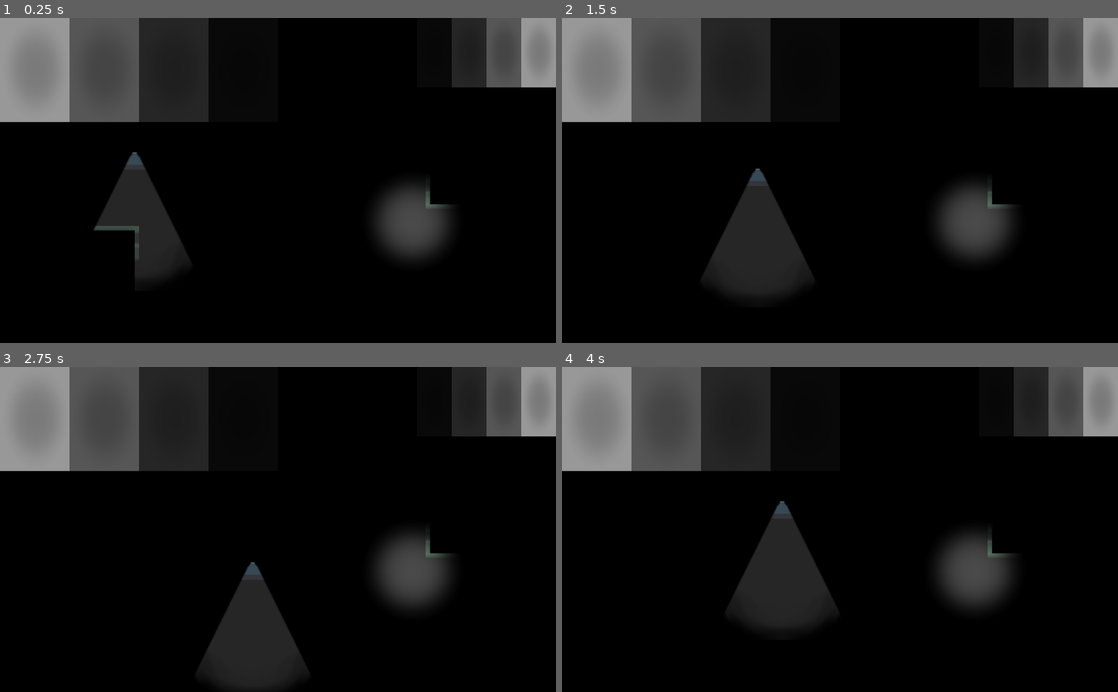
Above: before the commit, frames 1-4 (two rows, left to right).
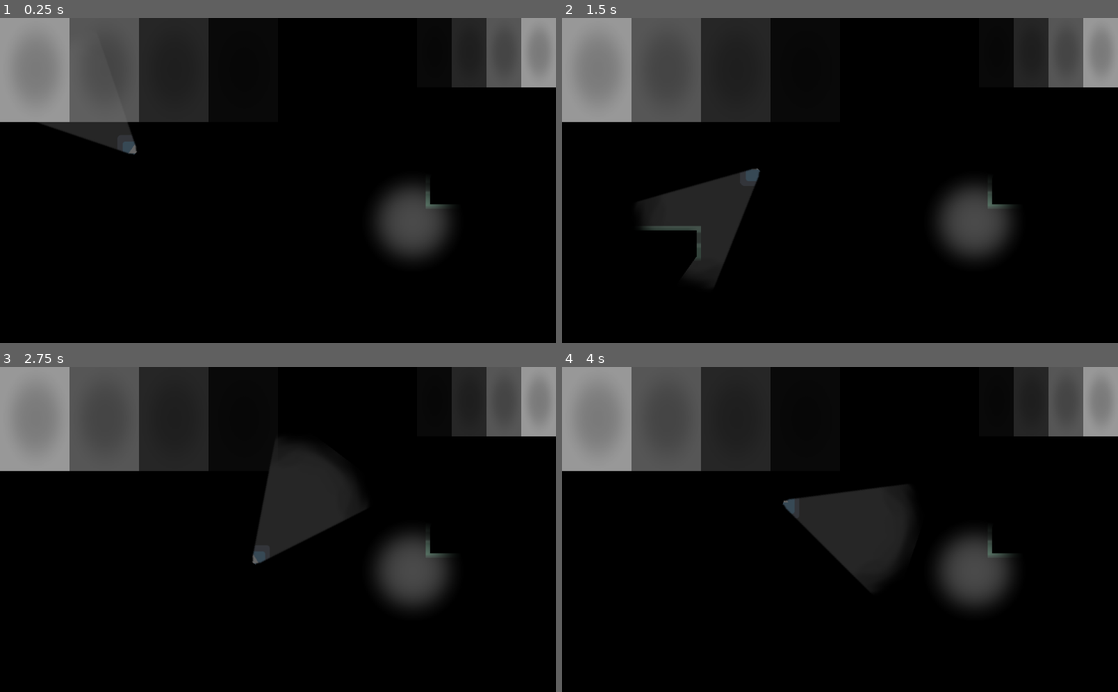
Above: after the commit, the same moments.

Repository: boxnet-media/boxnetjam
Game: Godot game, scene res://default.tscn
Same seed, same stepped clock (60 frames per second), same inputs: the game is played once before the commit and once after it. The engine's default icon, where the game draws it, is replaced by a stand-in: a white triangle on a blue panel in a dark square.
Inputs (mouse positions are in pixels of both pictures, inside the frame that each line leads up to):
- Up to frame 1 (0.25 s): no input
- Up to frame 2 (1.5 s): tap Enter at 0.5 s; move the mouse to (962, 164) at 0.52 s; hold D (move_right) 0.53-1.28 s; tap Space (ui_select) at 0.77 s; move the mouse to (728, 196) at 1.27 s; hold S (move_down) from 1.28 s (still down)
- Up to frame 3 (2.75 s): tap Space (ui_select) at 1.52 s; move the mouse to (333, 458) at 2.02 s; release S (move_down) at 2.03 s; hold D (move_right) from 2.03 s (still down)
- Up to frame 4 (4 s): move the mouse to (812, 594) at 2.77 s; release D (move_right) at 2.78 s; hold W (move_up) 2.78-3.53 s; tap Space (ui_select) at 3.02, 3.77 s; move the mouse to (1006, 578) at 3.52 s; hold A (move_left) from 3.53 s (still down)

The runs differ from the first frame. In frame 1, 3.9% of the frame differs, in the area x 7-34%, y 32-81%; in frame 2, 6.2%; in frame 3, 8.3%; in frame 4, 8.3%, in the area x 30-63%, y 36-81%.

Commit message:
Hand created

Diff:
--- /dev/null
+++ b/Alex-Test.tscn
@@ -0,0 +1,30 @@
+[gd_scene load_steps=6 format=2]
+
+[ext_resource path="res://test_sprites/room.png" type="Texture" id=1]
+[ext_resource path="res://Scenes/Player.tscn" type="PackedScene" id=2]
+[ext_resource path="res://Scenes/Player_Camera.tscn" type="PackedScene" id=3]
+[ext_resource path="res://Scripts/hand.gd" type="Script" id=4]
+[ext_resource path="res://icon.png" type="Texture" id=5]
+
+[node name="Node2D" type="Node2D"]
+
+[node name="Sprite" type="Sprite" parent="."]
+position = Vector2( 471.937, 301.096 )
+scale = Vector2( -4.95269, 2.79215 )
+texture = ExtResource( 1 )
+
+[node name="Player" parent="." instance=ExtResource( 2 )]
+position = Vector2( 337.907, 215.203 )
+speed = 100
+
+[node name="Hand" type="Node2D" parent="Player"]
+script = ExtResource( 4 )
+
+[node name="Sprite" type="Sprite" parent="Player/Hand"]
+position = Vector2( 0.943848, 1.88776 )
+scale = Vector2( 1, 2 )
+texture = ExtResource( 5 )
+
+[node name="Camera2D" parent="." instance=ExtResource( 3 )]
+position = Vector2( 587.907, 465.203 )
+following_node = NodePath("../Player")
--- /dev/null
+++ b/Scripts/hand.gd
@@ -0,0 +1,18 @@
+extends Node2D
+
+var mouse_position
+var deadzone = .1
+var controllerangle = Vector2.ZERO
+
+
+
+
+func _process(delta):
+	if mouse_position != get_local_mouse_position():
+		mouse_position = get_local_mouse_position()
+		rotation += mouse_position.angle()
+	var xAxisRL = Input.get_joy_axis(0, JOY_AXIS_2)
+	var yAxisUD = Input.get_joy_axis(0 ,JOY_AXIS_3)
+	if abs(xAxisRL) > deadzone || abs(yAxisUD) > deadzone:
+		controllerangle = Vector2(xAxisRL, yAxisUD).angle()
+		self.rotation = controllerangle
--- a/default.tscn
+++ b/default.tscn
@@ -7,6 +7,7 @@
 [ext_resource path="res://test_sprites/room_light.png" type="Texture" id=5]
 [ext_resource path="res://test_sprites/room.png" type="Texture" id=6]
 [ext_resource path="res://test_sprites/light_source.png" type="Texture" id=7]
+[ext_resource path="res://Scripts/hand.gd" type="Script" id=8]
 
 [sub_resource type="CanvasItemMaterial" id=4]
 light_mode = 2
@@ -53,8 +54,11 @@
 position = Vector2( -2, -2 )
 shape = SubResource( 1 )
 
-[node name="Light2D" type="Light2D" parent="Test"]
-position = Vector2( -2, -2 )
+[node name="hand" type="Node2D" parent="Test"]
+script = ExtResource( 8 )
+
+[node name="Light2D" type="Light2D" parent="Test/hand"]
+rotation = -1.5708
 texture = ExtResource( 4 )
 offset = Vector2( 0, 128 )
 texture_scale = 2.0
--- a/project.godot
+++ b/project.godot
@@ -22,53 +22,53 @@
 
 ui_left={
 "deadzone": 0.5,
-"events": [ Object(InputEventKey,"resource_local_to_scene":false,"resource_name":"","device":0,"alt":false,"shift":false,"control":false,"meta":false,"command":false,"pressed":false,"scancode":16777231,"unicode":0,"echo":false,"script":null)
+"events": [ Object(InputEventKey,"resource_local_to_scene":false,"resource_name":"","device":0,"alt":false,"shift":false,"control":false,"meta":false,"command":false,"pressed":false,"scancode":16777231,"physical_scancode":0,"unicode":0,"echo":false,"script":null)
 , Object(InputEventJoypadButton,"resource_local_to_scene":false,"resource_name":"","device":0,"button_index":14,"pressure":0.0,"pressed":false,"script":null)
-, Object(InputEventKey,"resource_local_to_scene":false,"resource_name":"","device":0,"alt":false,"shift":false,"control":false,"meta":false,"command":false,"pressed":false,"scancode":65,"unicode":0,"echo":false,"script":null)
+, Object(InputEventKey,"resource_local_to_scene":false,"resource_name":"","device":0,"alt":false,"shift":false,"control":false,"meta":false,"command":false,"pressed":false,"scancode":65,"physical_scancode":0,"unicode":0,"echo":false,"script":null)
  ]
 }
 ui_right={
 "deadzone": 0.5,
-"events": [ Object(InputEventKey,"resource_local_to_scene":false,"resource_name":"","device":0,"alt":false,"shift":false,"control":false,"meta":false,"command":false,"pressed":false,"scancode":16777233,"unicode":0,"echo":false,"script":null)
+"events": [ Object(InputEventKey,"resource_local_to_scene":false,"resource_name":"","device":0,"alt":false,"shift":false,"control":false,"meta":false,"command":false,"pressed":false,"scancode":16777233,"physical_scancode":0,"unicode":0,"echo":false,"script":null)
 , Object(InputEventJoypadButton,"resource_local_to_scene":false,"resource_name":"","device":0,"button_index":15,"pressure":0.0,"pressed":false,"script":null)
-, Object(InputEventKey,"resource_local_to_scene":false,"resource_name":"","device":0,"alt":false,"shift":false,"control":false,"meta":false,"command":false,"pressed":false,"scancode":68,"unicode":0,"echo":false,"script":null)
+, Object(InputEventKey,"resource_local_to_scene":false,"resource_name":"","device":0,"alt":false,"shift":false,"control":false,"meta":false,"command":false,"pressed":false,"scancode":68,"physical_scancode":0,"unicode":0,"echo":false,"script":null)
  ]
 }
 ui_up={
 "deadzone": 0.5,
-"events": [ Object(InputEventKey,"resource_local_to_scene":false,"resource_name":"","device":0,"alt":false,"shift":false,"control":false,"meta":false,"command":false,"pressed":false,"scancode":16777232,"unicode":0,"echo":false,"script":null)
+"events": [ Object(InputEventKey,"resource_local_to_scene":false,"resource_name":"","device":0,"alt":false,"shift":false,"control":false,"meta":false,"command":false,"pressed":false,"scancode":16777232,"physical_scancode":0,"unicode":0,"echo":false,"script":null)
 , Object(InputEventJoypadButton,"resource_local_to_scene":false,"resource_name":"","device":0,"button_index":12,"pressure":0.0,"pressed":false,"script":null)
-, Object(InputEventKey,"resource_local_to_scene":false,"resource_name":"","device":0,"alt":false,"shift":false,"control":false,"meta":false,"command":false,"pressed":false,"scancode":87,"unicode":0,"echo":false,"script":null)
+, Object(InputEventKey,"resource_local_to_scene":false,"resource_name":"","device":0,"alt":false,"shift":false,"control":false,"meta":false,"command":false,"pressed":false,"scancode":87,"physical_scancode":0,"unicode":0,"echo":false,"script":null)
  ]
 }
 ui_down={
 "deadzone": 0.5,
-"events": [ Object(InputEventKey,"resource_local_to_scene":false,"resource_name":"","device":0,"alt":false,"shift":false,"control":false,"meta":false,"command":false,"pressed":false,"scancode":16777234,"unicode":0,"echo":false,"script":null)
+"events": [ Object(InputEventKey,"resource_local_to_scene":false,"resource_name":"","device":0,"alt":false,"shift":false,"control":false,"meta":false,"command":false,"pressed":false,"scancode":16777234,"physical_scancode":0,"unicode":0,"echo":false,"script":null)
 , Object(InputEventJoypadButton,"resource_local_to_scene":false,"resource_name":"","device":0,"button_index":13,"pressure":0.0,"pressed":false,"script":null)
-, Object(InputEventKey,"resource_local_to_scene":false,"resource_name":"","device":0,"alt":false,"shift":false,"control":false,"meta":false,"command":false,"pressed":false,"scancode":83,"unicode":0,"echo":false,"script":null)
+, Object(InputEventKey,"resource_local_to_scene":false,"resource_name":"","device":0,"alt":false,"shift":false,"control":false,"meta":false,"command":false,"pressed":false,"scancode":83,"physical_scancode":0,"unicode":0,"echo":false,"script":null)
  ]
 }
 move_up={
 "deadzone": 0.5,
-"events": [ Object(InputEventKey,"resource_local_to_scene":false,"resource_name":"","device":0,"alt":false,"shift":false,"control":false,"meta":false,"command":false,"pressed":false,"scancode":87,"unicode":0,"echo":false,"script":null)
+"events": [ Object(InputEventKey,"resource_local_to_scene":false,"resource_name":"","device":0,"alt":false,"shift":false,"control":false,"meta":false,"command":false,"pressed":false,"scancode":87,"physical_scancode":0,"unicode":0,"echo":false,"script":null)
 , Object(InputEventJoypadMotion,"resource_local_to_scene":false,"resource_name":"","device":0,"axis":1,"axis_value":-1.0,"script":null)
  ]
 }
 move_down={
 "deadzone": 0.5,
-"events": [ Object(InputEventKey,"resource_local_to_scene":false,"resource_name":"","device":0,"alt":false,"shift":false,"control":false,"meta":false,"command":false,"pressed":false,"scancode":83,"unicode":0,"echo":false,"script":null)
+"events": [ Object(InputEventKey,"resource_local_to_scene":false,"resource_name":"","device":0,"alt":false,"shift":false,"control":false,"meta":false,"command":false,"pressed":false,"scancode":83,"physical_scancode":0,"unicode":0,"echo":false,"script":null)
 , Object(InputEventJoypadMotion,"resource_local_to_scene":false,"resource_name":"","device":0,"axis":1,"axis_value":1.0,"script":null)
  ]
 }
 move_left={
 "deadzone": 0.5,
-"events": [ Object(InputEventKey,"resource_local_to_scene":false,"resource_name":"","device":0,"alt":false,"shift":false,"control":false,"meta":false,"command":false,"pressed":false,"scancode":65,"unicode":0,"echo":false,"script":null)
+"events": [ Object(InputEventKey,"resource_local_to_scene":false,"resource_name":"","device":0,"alt":false,"shift":false,"control":false,"meta":false,"command":false,"pressed":false,"scancode":65,"physical_scancode":0,"unicode":0,"echo":false,"script":null)
 , Object(InputEventJoypadMotion,"resource_local_to_scene":false,"resource_name":"","device":0,"axis":0,"axis_value":-1.0,"script":null)
  ]
 }
 move_right={
 "deadzone": 0.5,
-"events": [ Object(InputEventKey,"resource_local_to_scene":false,"resource_name":"","device":0,"alt":false,"shift":false,"control":false,"meta":false,"command":false,"pressed":false,"scancode":68,"unicode":0,"echo":false,"script":null)
+"events": [ Object(InputEventKey,"resource_local_to_scene":false,"resource_name":"","device":0,"alt":false,"shift":false,"control":false,"meta":false,"command":false,"pressed":false,"scancode":68,"physical_scancode":0,"unicode":0,"echo":false,"script":null)
 , Object(InputEventJoypadMotion,"resource_local_to_scene":false,"resource_name":"","device":0,"axis":0,"axis_value":1.0,"script":null)
  ]
 }
Not shown: 1 places in default.tscn that only renumber resources
